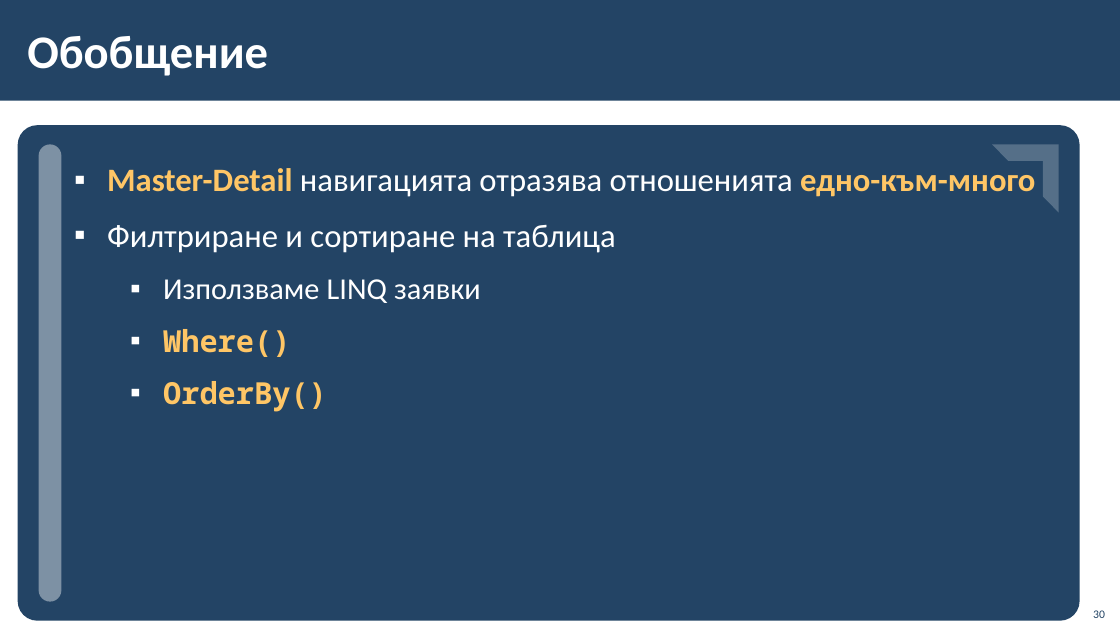
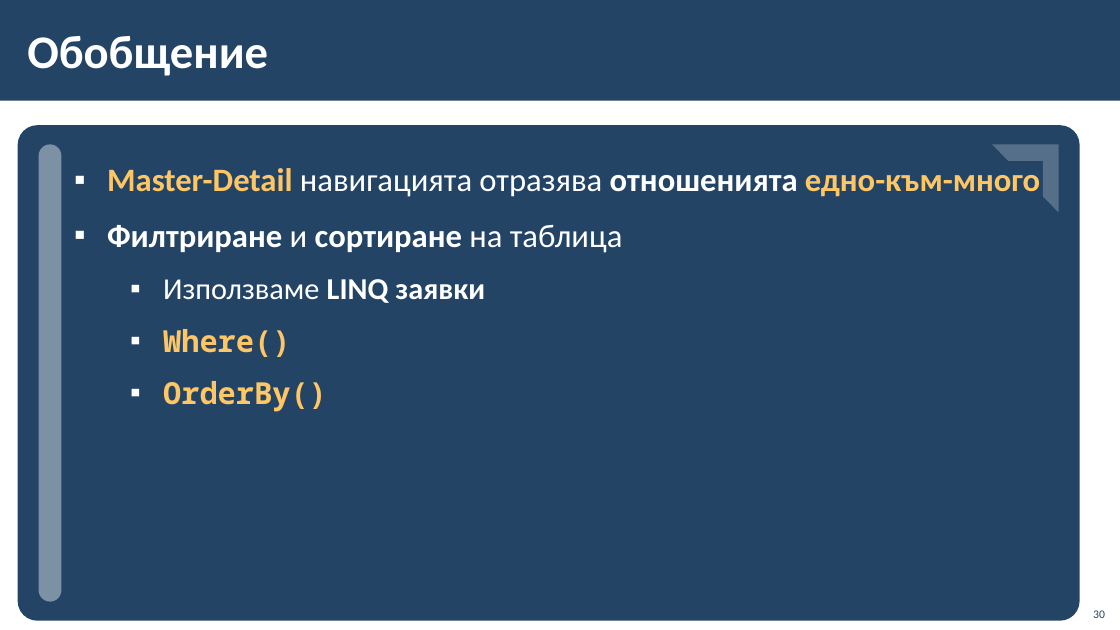
Before and after one commit to BG-IT-Edu/School-Programming, a slide deck: slide 30 of Courses/Software-Sciences/Module-4-Information-Systems-New/08-Navigation-between-Tables/08-Navigation-between-Tables.pptx. Drawn at 1120x630 pixels with LibreOffice and Linux fonts; fonts in the diff are those of the drawing; background and template pictures are left out. Boxes give left, top, right and bottom in pixels: in the first picture for what was removed or moved away, otherwise in the second. Text is boxed around its words. In the diff, an @@ line names an element or a change of style, - is before the commit and + after.

```diff
--- a/Courses/Software-Sciences/Module-4-Information-Systems-New/08-Navigation-between-Tables/08-Navigation-between-Tables.pptx
+++ b/Courses/Software-Sciences/Module-4-Information-Systems-New/08-Navigation-between-Tables/08-Navigation-between-Tables.pptx
@@ text at [107, 168, 1040, 303]: bold on in "отношенията", "Филтриране сортиране", "LINQ заявки" @@
```
